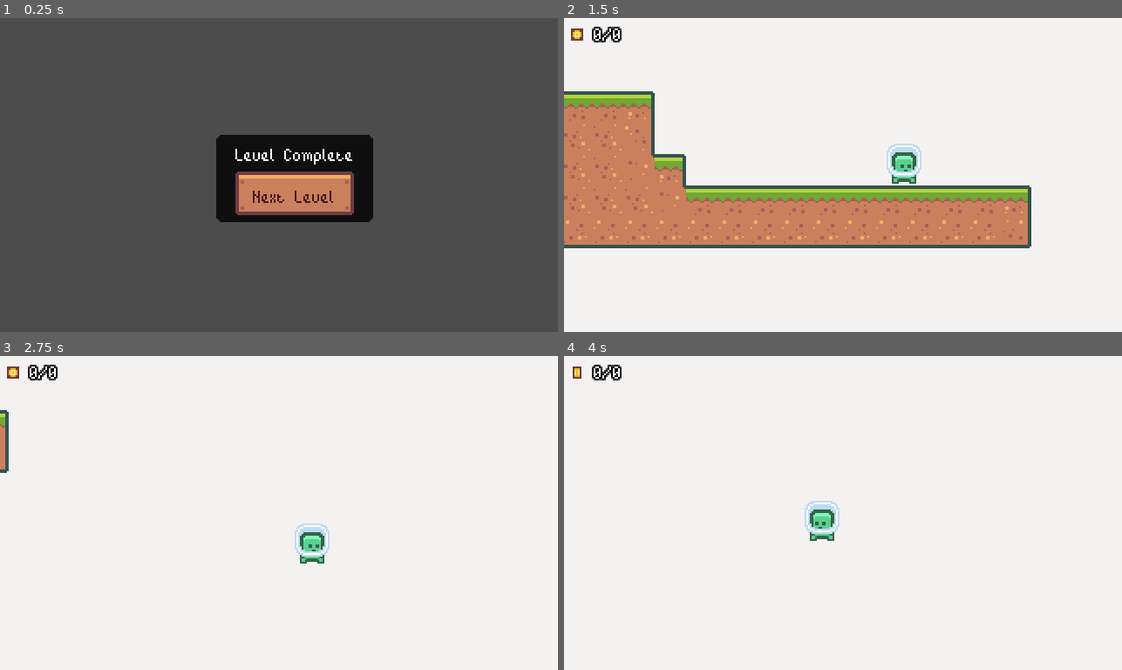
Above: before the commit, frames 1-4 (two rows, left to right).
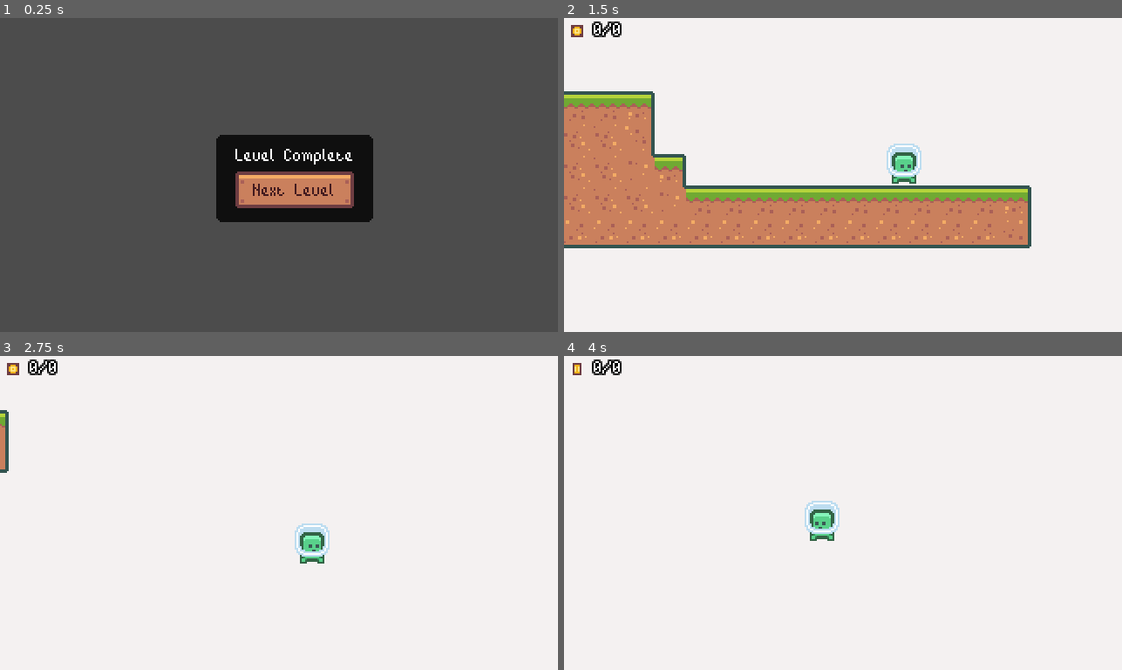
Above: after the commit, the same moments.

Repository: edivancamargo/2DPlatformerUdemy
Game: Godot game, scene res://src/helpers/Levels/LevelComplete.tscn
Same seed, same stepped clock (60 frames per second), same inputs: the game is played once before the commit and once after it. This scene is started directly instead of the project's main scene.
Inputs:
- Up to frame 1 (0.25 s): no input
- Up to frame 2 (1.5 s): click "Next Level" at 0.5 s; tap Enter at 1.25 s; hold Right (move_right) from 1.28 s (still down); tap R (dash) at 1.35 s
- Up to frame 3 (2.75 s): keep holding Right (move_right); tap Space (jump) at 1.52, 2.27 s; tap R (dash) at 2.1 s
- Up to frame 4 (4 s): release Right (move_right) at 2.78 s; hold Left (move_left) from 2.78 s (still down); tap R (dash) at 2.85, 3.6 s; tap Space (jump) at 3.77 s

The runs differ from the first frame. In frame 1, 1.0% of the frame differs, in the area x 42-64%, y 52-63%; in frame 2, 0.3%; in frame 3, 0.3%; in frame 4, 0.3%.

Commit message:
Remove extra space from font resource.

Diff:
--- a/src/resources/BitPotionFont.tres
+++ b/src/resources/BitPotionFont.tres
@@ -3,4 +3,5 @@
 [ext_resource path="res://src/resources/BitPotion.ttf" type="DynamicFontData" id=1]
 
 [resource]
+extra_spacing_top = -4
 font_data = ExtResource( 1 )
--- a/src/resources/BitPotionFont_Outlined.tres
+++ b/src/resources/BitPotionFont_Outlined.tres
@@ -5,4 +5,5 @@
 [resource]
 outline_size = 1
 outline_color = Color( 0, 0, 0, 1 )
+extra_spacing_top = -4
 font_data = ExtResource( 1 )
